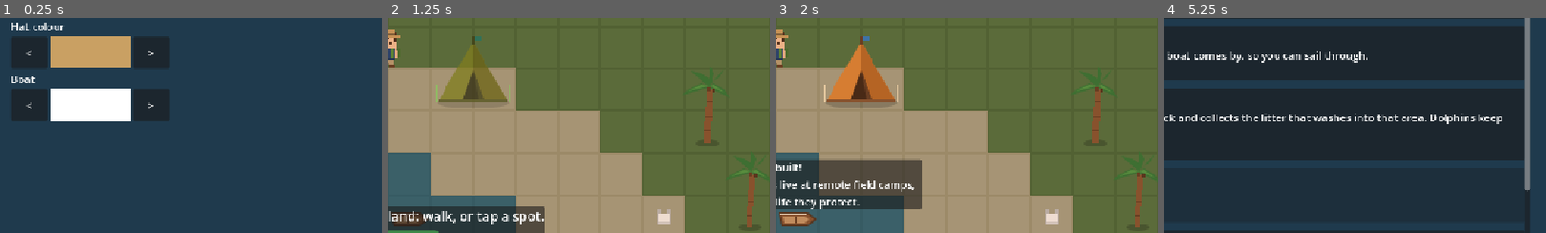
Above: before the commit, frames 1-4 (left to right).
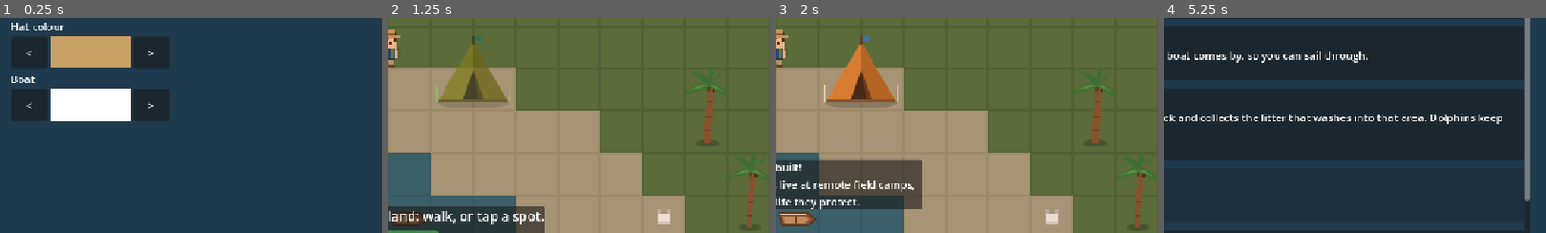
Above: after the commit, the same moments.

Repository: detronics-apps/ocean-haven
Game: Godot game, scene res://scenes/world/ocean_world.tscn
The game is run twice, just before and just after one commit, with the same random seed, the same clock (stepped at 60 frames per second) and the same inputs.
Inputs:
- Up to frame 1 (0.25 s): no input
- Up to frame 2 (1.25 s): click "Let's go!" at 0.5 s
- Up to frame 3 (2 s): click "Place" at 1.25 s
- Up to frame 4 (5.25 s): click "Build" at 2 s; click "All" at 2.75 s; click "Buildings" at 3.5 s; click "Land" at 4.25 s; click "Sea" at 5 s
The pictures show only the part of the screen within x 50-100%, y 38-88%; the shares and areas given below are measured in that part.

Frames 1-3 are identical in both runs. In frame 4, less than 0.1% of the frame differs, in the area x 94-96%, y 79-86%.

Commit message:
The wreck: the Starting Island's objective, found by a coastal survey
A new coastal survey mission from the Marine Rescue & Research Station
reveals an old wreck off the west coast. Its litter is cleared from the
boat, then its old sonar unit is lifted into the boat: three progress
flags (Fleet.mark, saved) that make up the island's objective and give
the Salvaged Sonar Core. Replaces the stand-in objective.

Co-Authored-By: Claude Opus 5.5 <noreply@anthropic.com>
Claude-Session: https://claude.ai/code/session_01ChybPLnAeNJTe6e9JZZe7p

Diff:
--- /dev/null
+++ b/assets/effects/wreck/wreck.svg
@@ -0,0 +1,10 @@
+<svg xmlns="http://www.w3.org/2000/svg" width="96" height="48" viewBox="0 0 96 48" shape-rendering="crispEdges">
+  <!-- Placeholder sunken wreck seen through the water: a dark, tilted old hull with a broken mast, and a marker buoy -->
+  <polygon points="6,22 70,14 84,24 70,36 10,38" fill="#1e2a33" fill-opacity="0.7"/>
+  <polygon points="10,24 68,17 78,24 68,33 13,35" fill="#2e3f4a" fill-opacity="0.7"/>
+  <rect x="30" y="20" width="18" height="8" fill="#1a242c" fill-opacity="0.7"/>
+  <polygon points="52,16 60,4 62,5 55,17" fill="#3a2a1e" fill-opacity="0.7"/>
+  <rect x="86" y="10" width="6" height="8" fill="#f28c38"/>
+  <rect x="86" y="10" width="6" height="2" fill="#f2f2ee"/>
+  <rect x="88" y="4" width="2" height="6" fill="#6f7d88"/>
+</svg>
--- /dev/null
+++ b/assets/items/old_sonar_unit.svg
@@ -0,0 +1,9 @@
+<svg xmlns="http://www.w3.org/2000/svg" width="24" height="24" viewBox="0 0 24 24" shape-rendering="crispEdges">
+  <!-- Placeholder old sonar unit: a round, barnacled metal housing with a glowing dial -->
+  <rect x="4" y="6" width="16" height="14" fill="#6f7d88"/>
+  <rect x="6" y="4" width="12" height="2" fill="#8a9aa5"/>
+  <rect x="7" y="9" width="10" height="8" fill="#1e2a33"/>
+  <rect x="10" y="11" width="4" height="4" fill="#5fdc7a"/>
+  <rect x="4" y="18" width="3" height="2" fill="#d9d2c0"/>
+  <rect x="16" y="7" width="2" height="2" fill="#d9d2c0"/>
+</svg>
--- a/data/discoveries/salvaged_sonar_core.tres
+++ b/data/discoveries/salvaged_sonar_core.tres
@@ -7,7 +7,7 @@
 id = &"salvaged_sonar_core"
 display_name = "Salvaged Sonar Core"
 order = 1
-description = "An old sonar unit recovered from the litter around the Starting Island, cleaned and working again."
+description = "An old sonar unit recovered from a wreck off the Starting Island, once the litter around it was cleared. Cleaned and working again."
 upgrade_name = "Basic Navigation"
 capability = "find the way to new islands"
 fact = "Sonar sends pulses of sound through the water and listens for the echoes, so ships can map the sea floor and find things they can't see."
--- /dev/null
+++ b/data/items/old_sonar_unit.tres
@@ -0,0 +1,15 @@
+[gd_resource type="Resource" script_class="ItemData" format=3]
+
+[ext_resource type="Texture2D" path="res://assets/items/old_sonar_unit.svg" id="1_son"]
+[ext_resource type="Script" path="res://scripts/systems/item_data.gd" id="2_son"]
+
+[resource]
+script = ExtResource("2_son")
+id = &"old_sonar_unit"
+display_name = "Old sonar unit"
+icon = ExtResource("1_son")
+is_litter = false
+ranger_cleans = true
+flag = &"sonar_recovered"
+pickup_note = "You recovered the old sonar unit from the wreck!"
+fact = "Sonar sends pulses of sound through the water and listens for the echoes."
--- /dev/null
+++ b/data/missions/coastal_survey.tres
@@ -0,0 +1,19 @@
+[gd_resource type="Resource" script_class="MissionData" format=3]
+
+[ext_resource type="Script" path="res://scripts/systems/mission_data.gd" id="1_mis"]
+
+[resource]
+script = ExtResource("1_mis")
+id = &"coastal_survey"
+display_name = "Coastal survey"
+description = "Researchers map the sea floor around the island with sonar, looking for anything hidden under the water."
+order = 5
+facility = &"marine_rescue_station"
+cost = 30
+hours = 3.0
+finds_group = &"wreck_sites"
+finds_species = &""
+finds_tangled = false
+marker_colour = Color(0.8, 0.6, 1, 1)
+report = "The coastal survey found an old shipwreck, with litter caught all around it! It's marked in purple on your minimap: sail out and clear it."
+report_none = "The coastal survey mapped the sea floor. Nothing new down there."
--- a/data/regions/home_island.tres
+++ b/data/regions/home_island.tres
@@ -150,29 +150,23 @@
 target = &"ghost_crab"
 text = "Crab freed from the plastic bag"
 
-[sub_resource type="Resource" id="Goal_litter"]
+[sub_resource type="Resource" id="Goal_found"]
 script = ExtResource("2_goal")
-kind = &"litter"
-amount = 30
-text = "Clean up litter"
+kind = &"flag"
+target = &"wreck_found"
+text = "Find what's hidden off the coast (a coastal survey from your Marine Rescue & Research Station)"
 
-[sub_resource type="Resource" id="Goal_turtle"]
+[sub_resource type="Resource" id="Goal_cleared"]
 script = ExtResource("2_goal")
-kind = &"help"
-target = &"green_turtle"
-text = "Free the turtle tangled in fishing line"
+kind = &"flag"
+target = &"wreck_cleared"
+text = "Clear the litter caught around the old wreck"
 
-[sub_resource type="Resource" id="Goal_dolphin"]
+[sub_resource type="Resource" id="Goal_recovered"]
 script = ExtResource("2_goal")
-kind = &"help"
-target = &"bottlenose_dolphin"
-text = "Free the dolphin caught in a ghost net"
-
-[sub_resource type="Resource" id="Goal_crab"]
-script = ExtResource("2_goal")
-kind = &"help"
-target = &"ghost_crab"
-text = "Free the crab trapped in a plastic bag"
+kind = &"flag"
+target = &"sonar_recovered"
+text = "Recover the wreck's old sonar unit"
 
 [resource]
 script = ExtResource("1_t5gy4")
@@ -185,8 +179,8 @@
 boat_mooring = Vector2(16, 112)
 map_icon = ExtResource("1_ovoyb")
 discovery = &"salvaged_sonar_core"
-objective = "Clean up the island and help its wildlife"
-goals = Array[ExtResource("2_goal")]([SubResource("Goal_litter"), SubResource("Goal_turtle"), SubResource("Goal_dolphin"), SubResource("Goal_crab")])
-discovery_text = "Under the last of the litter you cleaned up, you found an old sonar unit. Cleaned and working again, it's the Salvaged Sonar Core! Build an Exploration Ship here and install it to find new islands."
+objective = "Find and clear the old wreck off the coast"
+goals = Array[ExtResource("2_goal")]([SubResource("Goal_found"), SubResource("Goal_cleared"), SubResource("Goal_recovered")])
+discovery_text = "Cleaned and working again, the old sonar unit is the Salvaged Sonar Core! Build an Exploration Ship here and install it to find new islands."
 health = Array[ExtResource("3_health")]([SubResource("Health_clean"), SubResource("Health_oil"), SubResource("Health_turtles"), SubResource("Health_seabirds"), SubResource("Health_turtle_freed"), SubResource("Health_dolphin_freed"), SubResource("Health_crab_freed")])
 arrivals = Array[ExtResource("4_arr")]([SubResource("Arrival_Crab2"), SubResource("Arrival_Dolphin1"), SubResource("Arr …(236 unchanged characters)…
--- a/scenes/world/ocean_world.tscn
+++ b/scenes/world/ocean_world.tscn
@@ -26,6 +26,13 @@
 [ext_resource type="Script" path="res://scripts/world/litter_spawner.gd" id="25_swpth"]
 [ext_resource type="PackedScene" path="res://scenes/ui/voyage_map.tscn" id="30_j1yad"]
 [ext_resource type="Script" path="res://scripts/world/sand_shovel.gd" id="32_j1yad"]
+[ext_resource type="Script" path="res://scripts/world/wreck_site.gd" id="40_wreck"]
+[ext_resource type="Resource" path="res://data/items/ghost_net.tres" id="41_net"]
+[ext_resource type="Resource" path="res://data/items/fishing_line.tres" id="42_line"]
+[ext_resource type="Resource" path="res://data/items/plastic_bottle.tres" id="43_bottle"]
+[ext_resource type="Resource" path="res://data/items/plastic_bag.tres" id="44_bag"]
+[ext_resource type="Resource" path="res://data/items/old_sonar_unit.tres" id="45_sonar"]
+[ext_resource type="Script" path="res://scripts/systems/item_data.gd" id="46_itemdata"]
 
 [sub_resource type="Gradient" id="Gradient_1xntt"]
 offsets = PackedFloat32Array(0, 0.2, 0.27, 0.35, 0.7, 0.78, 0.85, 1)
@@ -122,6 +129,12 @@
 tangled = true
 tangle_item = ExtResource("14_fas81")
 
+[node name="Wreck" type="Node2D" parent="."]
+position = Vector2(-850, 330)
+script = ExtResource("40_wreck")
+pieces = Array[ExtResource("46_itemdata")]([ExtResource("41_net"), ExtResource("42_line"), ExtResource("43_bottle"), ExtResource("44_bag"), ExtResource("41_net"), ExtResource("43_bottle"), ExtResource("42_line"), ExtResource("44_bag")])
+treasure = ExtResource("45_sonar")
+
 [node name="Player" parent="." unique_id=1682992877 instance=ExtResource("2_b6ysu")]
 
 [node name="Boat" parent="." unique_id=235501150 instance=ExtResource("9_jy21m")]
--- a/scripts/systems/fleet.gd
+++ b/scripts/systems/fleet.gd
@@ -12,6 +12,8 @@
 var _completed := {}
 var _obtained := {}
 var _installed := {}
+## Progress flags (e.g. "wreck_found", "sonar_recovered"): island objectives check them.
+var _flags := {}
 
 
 func _ready() -> void:
@@ -60,6 +62,8 @@
 			return Journal.helped_count(goal.target)
 		&"litter":
 			return Inventory.litter_collected
+		&"flag":
+			return 1 if _flags.has(goal.target) else 0
 	return 0
 
 
@@ -74,6 +78,18 @@
 	if goal.amount > 1:
 		return "%s: %d / %d" % [goal.text, progress(goal), goal.amount]
 	return goal.text
+
+
+## Marks a progress flag and checks the objectives.
+func mark(flag: StringName) -> void:
+	if _flags.has(flag):
+		return
+	_flags[flag] = true
+	check()
+
+
+func has_flag(flag: StringName) -> bool:
+	return _flags.has(flag)
 
 
 static func discovery(id: StringName) -> DiscoveryData:
@@ -130,12 +146,15 @@
 
 ## For the save file.
 func to_dict() -> Dictionary:
-	return {"completed": _completed.keys(), "found": _obtained.keys(), "installed": _installed.keys()}
+	return {"completed": _completed.keys(), "found": _obtained.keys(), "installed": _installed.keys(),
+		"flags": _flags.keys()}
 
 
 func restore(saved: Dictionary) -> void:
-	for into: Dictionary in [_completed, _obtained, _installed]:
+	for into: Dictionary in [_completed, _obtained, _installed, _flags]:
 		into.clear()
+	for flag in saved.get("flags", []):
+		_flags[StringName(flag)] = true
 	for id in saved.get("completed", []):
 		_completed[StringName(id)] = true
 	for id in saved.get("found", []):
--- a/scripts/systems/item_data.gd
+++ b/scripts/systems/item_data.gd
@@ -11,6 +11,10 @@
 @export var entangles := false
 ## Pollution only the ranger's own boat cleans up (oil): not carried, patrol boats leave it.
 @export var ranger_cleans := false
+## Picking it up marks this progress flag (Fleet.mark), e.g. the wreck's old sonar unit.
+@export var flag: StringName
+## Said when it's picked up, instead of "... cleaned up!".
+@export_multiline var pickup_note: String
 ## Most the ranger can carry at once (0 = no limit). Items with a limit (wood, sand)
 ## can be kept in a Ranger House.
 @export var carry_limit := 0
--- a/scripts/systems/missions.gd
+++ b/scripts/systems/missions.gd
@@ -73,6 +73,8 @@
 		if mission.finds_tangled and not node.get("tangled"):
 			continue
 		_marked.append(node)
+		if node.has_method("reveal"):
+			node.reveal()  # found by the mission (e.g. the wreck)
 	_marks_from = mission
 	returned.emit(mission, _marked.size())
 
--- a/scripts/systems/objective_goal.gd
+++ b/scripts/systems/objective_goal.gd
@@ -4,6 +4,7 @@
 ## Fleet checks how far along it is.
 
 ## "help": free `target` species (Journal helped count). "litter": collect pieces of litter.
+## "flag": `target` progress flag marked (Fleet.mark), e.g. "wreck_found".
 @export var kind: StringName
 ## Species id for "help".
 @export var target: StringName
--- a/scripts/systems/save_system.gd
+++ b/scripts/systems/save_system.gd
@@ -54,7 +54,10 @@
 
 
 func mark_collected(debris: Node) -> void:
-	_collected.append(String(debris.name))
+	# World litter by name; litter that belongs to something (the wreck) by "<it>/<name>".
+	var parent := debris.get_parent()
+	_collected.append(String(debris.name) if not parent.is_in_group("wreck_sites")
+		else "%s/%s" % [parent.name, debris.name])
 
 
 func record_tile(ground: TileMapLayer, local_cell: Vector2i, atlas: Vector2i) -> void:
--- a/scripts/ui/hud.gd
+++ b/scripts/ui/hud.gd
@@ -266,7 +266,8 @@
 
 
 func _on_mission_returned(mission: MissionData, found: int) -> void:
-	show_toast("%s is back!\n%s" % [mission.display_name, mission.report % found if found > 0 else mission.report_none])
+	var report := mission.report if found > 0 else mission.report_none
+	show_toast("%s is back!\n%s" % [mission.display_name, report % found if "%d" in report else report])
 
 
 func _on_built(building: Building) -> void:
--- a/scripts/world/debris.gd
+++ b/scripts/world/debris.gd
@@ -41,9 +41,12 @@
 ## collection (patrol boats), so there's no note for every piece.
 func collect(announce := true) -> void:
 	if item.ranger_cleans:
-		get_tree().call_group("hud", "show_toast", "%s cleaned up!\n%s" % [item.display_name, item.fact])
+		get_tree().call_group("hud", "show_toast", item.pickup_note if item.pickup_note
+			else "%s cleaned up!\n%s" % [item.display_name, item.fact])
 	else:
 		Inventory.add(item, 1, announce)
+	if item.flag != &"":
+		Fleet.mark(item.flag)
 	remove()
 
 
--- /dev/null
+++ b/scripts/world/wreck_site.gd
@@ -0,0 +1,91 @@
+class_name WreckSite
+extends Node2D
+## An old shipwreck on the sea floor with litter caught all around it (the Starting Island's
+## discovery). Hidden until a coastal survey finds it (Missions calls reveal()); then its
+## litter can be cleared from the boat, and once it's all gone the old sonar unit can be
+## recovered (marks "sonar_recovered"). Its pieces are named, so collected ones stay gone.
+
+const DEBRIS_SCENE := preload("res://scenes/world/debris.tscn")
+const WRECK_TEXTURE := preload("res://assets/effects/wreck/wreck.svg")
+
+## Litter caught around the wreck (one piece each).
+@export var pieces: Array[ItemData] = []
+## How far round the wreck its litter lies.
+@export var spread := 96.0
+## Recovered once all its litter is cleared.
+@export var treasure: ItemData
+## Progress flags: found (by the survey) and cleared.
+@export var found_flag := &"wreck_found"
+@export var cleared_flag := &"wreck_cleared"
+
+var _sprite: Sprite2D
+var _treasure: Debris
+
+
+func _enter_tree() -> void:
+	add_to_group("wreck_sites")
+
+
+func _ready() -> void:
+	_sprite = Sprite2D.new()
+	_sprite.texture = WRECK_TEXTURE
+	_sprite.z_index = -1  # under the water's surface things
+	add_child(_sprite)
+	for i in pieces.size():
+		var piece: Debris = DEBRIS_SCENE.instantiate()
+		piece.name = "Sunken%d" % (i + 1)
+		piece.item = pieces[i]
+		piece.position = Vector2.from_angle(TAU * i / pieces.size()) * spread * (0.6 + 0.4 * float(i % 2))
+		add_child(piece)
+	if treasure:
+		_treasure = DEBRIS_SCENE.instantiate()
+		_treasure.name = "Treasure"
+		_treasure.item = treasure
+		add_child(_treasure)
+	_show(false)
+
+
+## Found by a survey: it and its litter appear.
+func reveal() -> void:
+	Fleet.mark(found_flag)
+
+
+func is_revealed() -> bool:
+	return Fleet.has_flag(found_flag)
+
+
+## Litter still caught round it.
+func litter_left() -> int:
+	return get_children().filter(func(n: Node) -> bool:
+		return n is Debris and n != _treasure and not n.is_queued_for_deletion()).size()
+
+
+func _process(_delta: float) -> void:
+	# Follows the flags (also after loading a save): hidden, then its litter, then the treasure.
+	var revealed := is_revealed()
+	if revealed != _sprite.visible:
+		_show(revealed)
+	if revealed and litter_left() == 0 and not Fleet.has_flag(cleared_flag):
+		Fleet.mark(cleared_flag)
+		get_tree().call_group("hud", "show_toast", "The wreck is clear of litter! Something is glinting down there...")
+	if _treasure and is_instance_valid(_treasure):
+		_set_active(_treasure, revealed and Fleet.has_flag(cleared_flag))
+
+
+func _show(revealed: bool) -> void:
+	_sprite.visible = revealed
+	for child in get_children():
+		if child is Debris and child != _treasure:
+			_set_active(child, revealed)
+
+
+## Hidden pieces aren't litter yet: not seen, not collected, not counted.
+func _set_active(piece: Debris, active: bool) -> void:
+	if piece.is_queued_for_deletion() or piece.visible == active:
+		return
+	piece.visible = active
+	piece.set_deferred("monitoring", active)
+	if active:
+		piece.add_to_group("debris")
+	else:
+		piece.remove_from_group("debris")
--- a/tests/test_voyage.gd
+++ b/tests/test_voyage.gd
@@ -55,26 +55,25 @@
 
 	# --- The island's objective comes first: then the ship can be built ---
 	funding.earn(1000, "test")
-	root.get_node("Inventory").restore({}, {"wood": 99})  # building materials
+	root.get_node("Inventory").restore({"plastic_bottle": 99}, {"wood": 99})  # building materials
 	var home: Resource = region.call("home_island")
 	var ship: Resource = load("res://data/buildings/expedition_boat.tres")
 	build_mode.add_building(load("res://data/buildings/dock.tres"), Vector2i(-1, 6))
 	build_mode.add_building(load("res://data/buildings/dock.tres"), Vector2i(-2, 5))
 	build_mode.start(ship)
-	_expect(build_mode.placement_problem(ship, Vector2i(-3, 6)).begins_with("First: clean up"),
+	_expect(build_mode.placement_problem(ship, Vector2i(-3, 6)).begins_with("First: find and clear"),
 		"no ship before the island's objective (%s)" % build_mode.placement_problem(ship, Vector2i(-3, 6)))
 	build_mode.cancel()
 	var journal_screen: Node = world.get_node("JournalScreen")
 	journal_screen.open()
 	var objective_text := _texts(journal_screen.find_child("Objective_home_island", true, false))
-	_expect(objective_text.contains("Clean up litter: 0 / 30") and objective_text.contains("Free the turtle"),
+	_expect(objective_text.contains("Find what's hidden off the coast") and objective_text.contains("old sonar unit"),
 		"the Journal shows the objective's goals")
 	journal_screen.close()
-	root.get_node("Inventory").add(load("res://data/items/plastic_bottle.tres"), 99, false)
-	for id in ["green_turtle", "bottlenose_dolphin"]:
-		journal.help(load("res://data/animals/%s.tres" % id))
-	_expect(not fleet.objective_done(home), "not done while a goal is left (the crab)")
-	journal.help(load("res://data/animals/ghost_crab.tres"))
+	fleet.mark(&"wreck_found")
+	fleet.mark(&"wreck_cleared")
+	_expect(not fleet.objective_done(home), "not done while a goal is left (the sonar unit)")
+	fleet.mark(&"sonar_recovered")
 	_expect(fleet.objective_done(home) and fleet.has_found(&"salvaged_sonar_core"),
 		"objective done: the Salvaged Sonar Core is found")
 	_expect(fleet.level() == 0, "found, but not installed yet")
--- /dev/null
+++ b/tests/test_wreck.gd
@@ -0,0 +1,79 @@
+extends SceneTree
+## The Starting Island's objective: a coastal survey (from the Marine Rescue & Research
+## Station) finds an old wreck off the coast; its litter appears and is cleared from the
+## boat; then its old sonar unit can be recovered, which completes the objective (the
+## Salvaged Sonar Core). Before the survey the wreck and its litter are hidden.
+## Run: godot --headless --path . --script res://tests/test_wreck.gd --quit-after 200000
+
+const PATH := "user://test_wreck.json"
+
+var _failed := false
+
+
+func _initialize() -> void:
+	await process_frame
+	var fleet := root.get_node("Fleet")
+	var missions := root.get_node("Missions")
+	var clock := root.get_node("GameClock")
+	var save := root.get_node("SaveGame")
+	var world: Node = load("res://scenes/world/ocean_world.tscn").instantiate()
+	root.add_child(world)
+	await process_frame
+	var home: Resource = load("res://data/regions/home_island.tres")
+	var wreck: Node2D = world.get_node("Wreck")
+	var terrain: GDScript = load("res://scripts/world/terrain.gd")
+	_expect(terrain.at(self, wreck.global_position) == "" and wreck.global_position.length() < 1000.0,
+		"the wreck lies in open water the rowboat can reach")
+
+	# --- Hidden until surveyed ---
+	var pieces: Array = wreck.get_children().filter(func(n: Node) -> bool: return n.name.begins_with("Sunken"))
+	_expect(pieces.size() == 8 and pieces.all(func(p: Node) -> bool: return not p.visible and not p.is_in_group("debris")),
+		"its 8 pieces of litter are hidden (not litter yet)")
+	root.get_node("Funding").restore({"balance": 100})
+	missions.send(load("res://data/missions/coastal_survey.tres"), home)
+	clock.advance(clock.DAY_LENGTH * 3.5 / 24.0)
+	await process_frame
+	await process_frame
+	_expect(fleet.has_flag(&"wreck_found") and wreck in missions.marked(), "the coastal survey finds it (marked on the minimap)")
+	_expect(pieces.all(func(p: Node) -> bool: return p.visible and p.is_in_group("debris")), "its litter appears")
+	var treasure: Node2D = wreck.get_node("Treasure")
+	_expect(not treasure.visible, "the sonar unit is buried under the litter")
+
+	# --- Clear it (some now, save, the rest after loading) ---
+	for i in 3:
+		pieces[i].collect()
+	await process_frame
+	_expect(wreck.litter_left() == 5 and not fleet.has_flag(&"wreck_cleared"), "5 pieces left")
+	_expect(save.save_to(world, PATH), "saved")
+	world.free()
+	fleet.restore({})
+	world = load("res://scenes/world/ocean_world.tscn").instantiate()
+	root.add_child(world)
+	await process_frame
+	_expect(save.load_from(world, PATH), "loaded")
+	await process_frame
+	wreck = world.get_node("Wreck")
+	_expect(fleet.has_flag(&"wreck_found") and wreck.litter_left() == 5, "still found, with 5 pieces left after loading")
+	for piece: Node in wreck.get_children().filter(func(n: Node) -> bool: return n.name.begins_with("Sunken") and not n.is_queued_for_deletion()):
+		piece.collect()
+	await process_frame
+	await process_frame
+	treasure = wreck.get_node("Treasure")
+	_expect(fleet.has_flag(&"wreck_cleared") and treasure.visible, "all cleared: the sonar unit can be recovered")
+	_expect(not fleet.objective_done(home), "not done until it's recovered")
+	treasure.call("_on_body_entered", world.get_node("Player"))
+	_expect(not treasure.is_queued_for_deletion(), "it has to be lifted into the boat")
+	treasure.call("_on_body_entered", world.get_node("Boat"))
+	_expect(fleet.has_flag(&"sonar_recovered") and fleet.objective_done(home) and fleet.has_found(&"salvaged_sonar_core"),
+		"recovered: objective done, the Salvaged Sonar Core is found")
+	_expect(root.get_node("Inventory").count(&"old_sonar_unit") == 0, "(it isn't carried like litter)")
+	DirAccess.remove_absolute(ProjectSettings.globalize_path(PATH))
+
+	if not _failed:
+		print("PASS")
+	quit(1 if _failed else 0)
+
+
+func _expect(ok: bool, what: String) -> void:
+	print("%s: %s" % [what, "ok" if ok else "FAILED"])
+	_failed = _failed or not ok
Not shown, added: assets/effects/wreck/wreck.svg.import
Not shown, added: assets/items/old_sonar_unit.svg.import
Not shown, added: scripts/world/wreck_site.gd.uid
Not shown, changed: CLAUDE.md
Not shown, changed: docs/MASTER_PLAN.md
